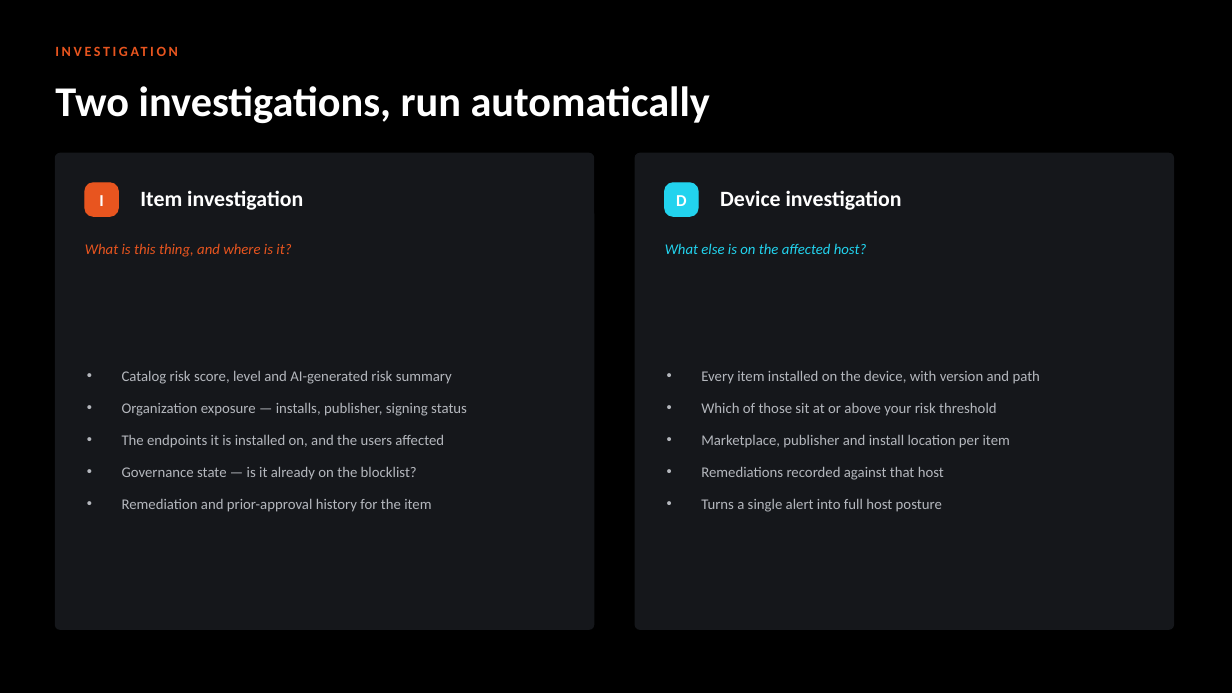
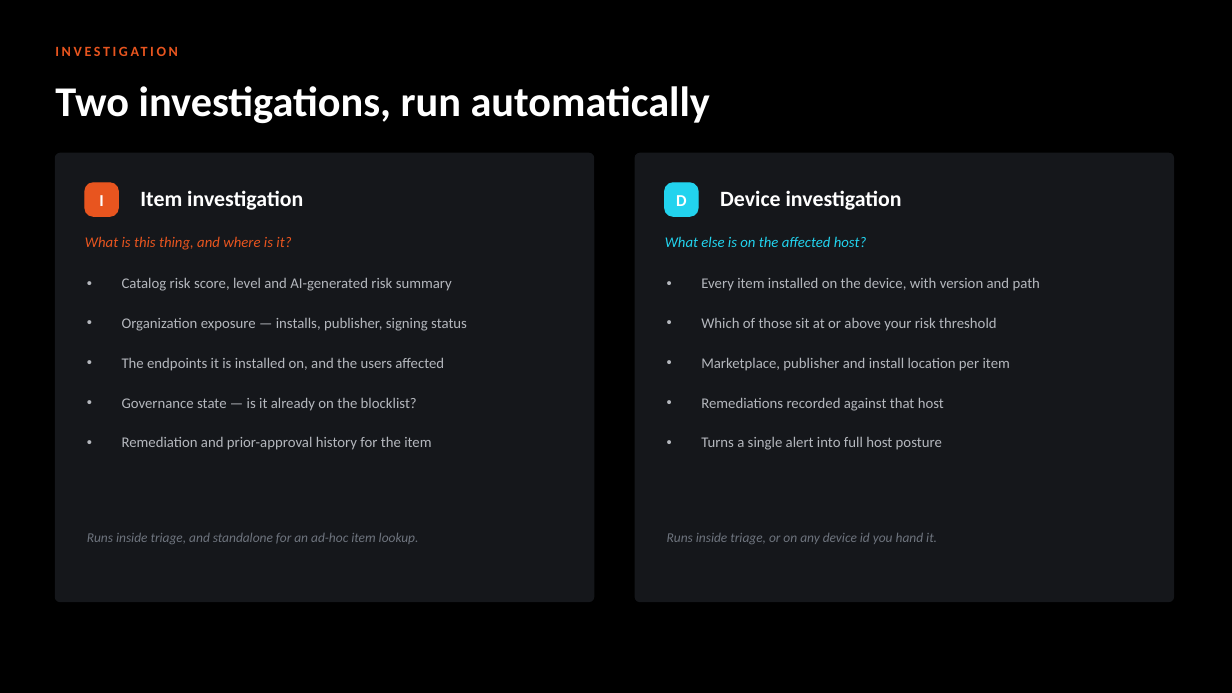
Before and after one commit to ayman-m/koi-xsiam-pack, a slide deck: slide 7 of docs/KOI_Content_Pack_Overview.pptx. Drawn at 1232x693 pixels with LibreOffice and Linux fonts; fonts in the diff are those of the drawing. Boxes give left, top, right and bottom in pixels: in the first picture for what was removed or moved away, otherwise in the second. Text is boxed around its words. In the diff, an @@ line names an element or a change of style, - is before the commit and + after.

```diff
--- a/docs/KOI_Content_Pack_Overview.pptx
+++ b/docs/KOI_Content_Pack_Overview.pptx
@@ rounded rectangle: place and size @@
-rounded rectangle at (55,153,594,629)
+rounded rectangle at (55,153,594,602)
@@ rounded rectangle: place and size @@
-rounded rectangle at (636,153,1175,629)
+rounded rectangle at (636,153,1175,602)
@@ text "What is this thing, and ..." at (85,236,291,250): vertical alignment middle to top @@
@@ text "What else is on the ..." at (665,236,867,247): vertical alignment middle to top @@
@@ text "Catalog risk score, level and ..." at (122,277,467,450): more space between paragraphs; vertical alignment middle to top @@
@@ text "Every item installed on the ..." at (701,277,1040,450): more space between paragraphs; vertical alignment middle to top @@
@@ text added at (87,533,419,544), 10.5 pt, text #6E747E, italic @@
+Runs inside triage, and standalone for an ad-hoc item lookup.
@@ text added at (667,533,937,544), 10.5 pt, text #6E747E, italic @@
+Runs inside triage, or on any device id you hand it.
```
Also in this commit, not shown: 6 other slides changed, 1 other file.
